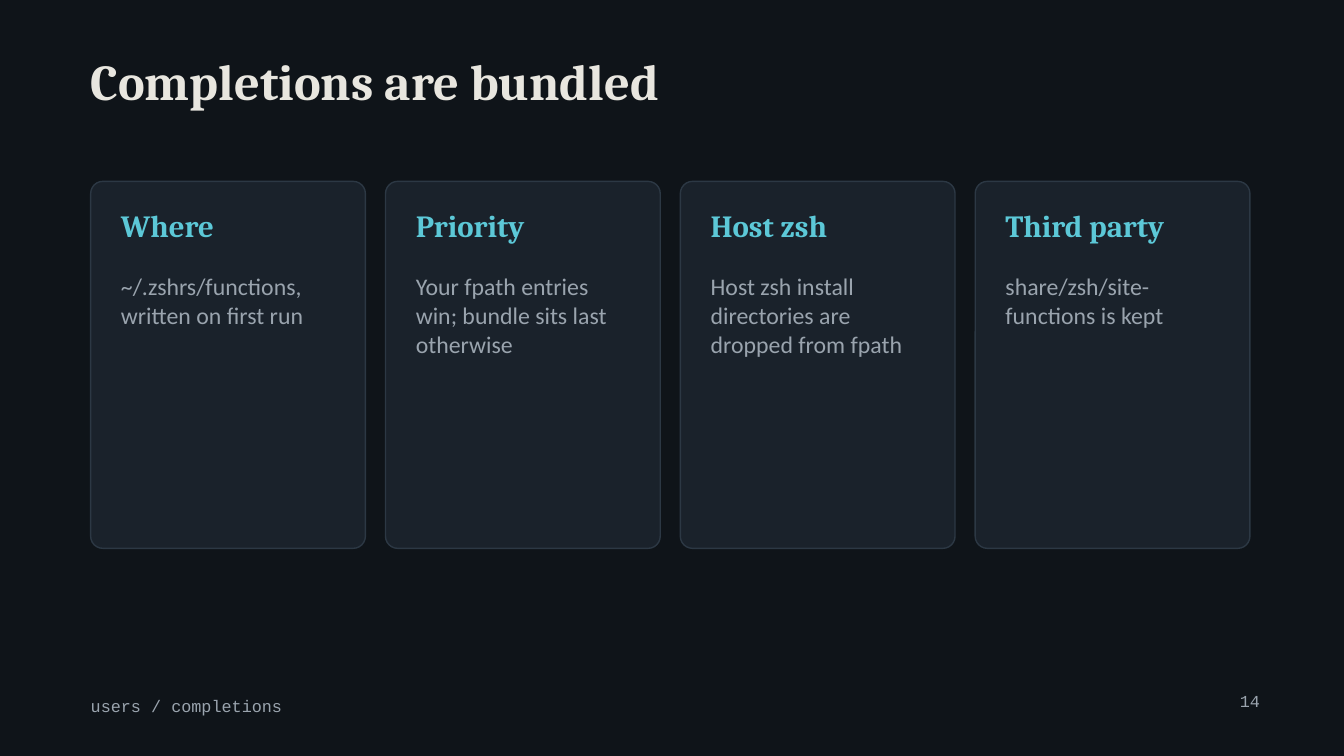
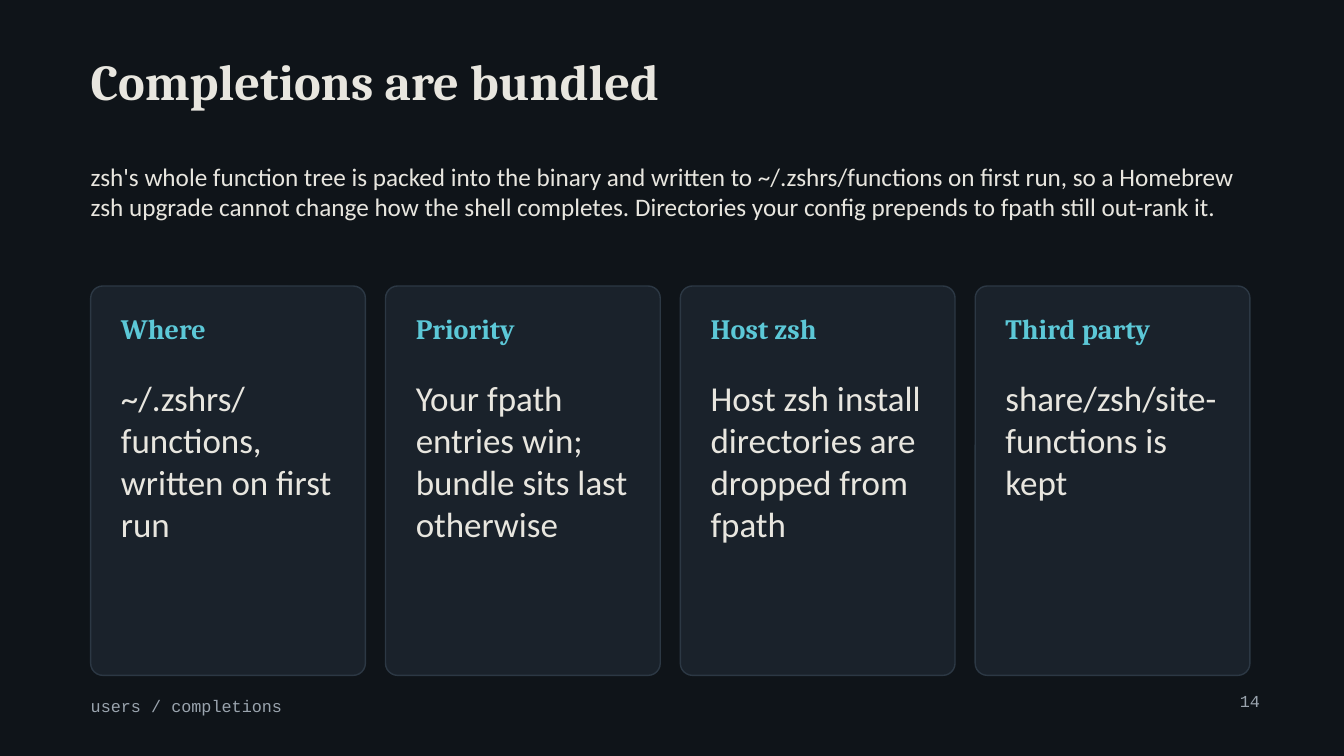
Before and after one commit to MenkeTechnologies/zshrs, a slide deck: slide 14 of docs/talk-users.pptx. Drawn at 1344x756 pixels with LibreOffice and Linux fonts; fonts in the diff are those of the drawing; background and template pictures are left out. Boxes give left, top, right and bottom in pixels: in the first picture for what was removed or moved away, otherwise in the second. Text is boxed around its words. In the diff, an @@ line names an element or a change of style, - is before the commit and + after.

```diff
--- a/docs/talk-users.pptx
+++ b/docs/talk-users.pptx
@@ text added at [91, 168, 1233, 221], 18 pt, text #E8E6DF @@
+zsh's whole function tree is packed into the binary and written to ~/.zshrs/functions on first run, so a Homebrew zsh upgrade cannot change how the shell completes. Directories your config prepends to fpath still out-rank it.
@@ rounded rectangle: place and size @@
-rounded rectangle at [91, 181, 366, 548]
+rounded rectangle at [91, 286, 366, 676]
@@ rounded rectangle: place and size @@
-rounded rectangle at [386, 181, 661, 548]
+rounded rectangle at [386, 286, 661, 676]
@@ rounded rectangle: place and size @@
-rounded rectangle at [681, 181, 956, 548]
+rounded rectangle at [681, 286, 956, 676]
@@ rounded rectangle: place and size @@
-rounded rectangle at [976, 181, 1251, 548]
+rounded rectangle at [976, 286, 1251, 676]
@@ 4 texts: place and size @@
-4 texts at [121, 215, 1164, 244]
+4 texts at [121, 319, 1150, 345]
@@ size 22 to 20 pt in 4 elements at [121, 319, 206, 339], [416, 319, 515, 345], [711, 319, 816, 339], [1005, 319, 1150, 345] @@
@@ text "~/.zshrs/functions, written on first run": place and size @@
-text "~/.zshrs/functions, written on first run" at [121, 278, 303, 324]
+text "~/.zshrs/functions, written on first run" at [121, 386, 331, 538]
@@ text "Your fpath entries win; bundle ...": place and size @@
-text "Your fpath entries win; bundle ..." at [416, 278, 607, 353]
+text "Your fpath entries win; bundle ..." at [416, 386, 627, 538]
@@ text "Host zsh install directories are ...": place and size @@
-text "Host zsh install directories are ..." at [711, 278, 902, 357]
+text "Host zsh install directories are ..." at [711, 386, 921, 543]
@@ size 17 to 25 pt, text colour #9AA4AE to #E8E6DF in 4 elements at [121, 386, 331, 538], [416, 386, 627, 538], [711, 386, 921, 543], [1005, 386, 1216, 501] @@
@@ text "share/zsh/site-functions is kept": place and size @@
-text "share/zsh/site-functions is kept" at [1005, 278, 1163, 328]
+text "share/zsh/site-functions is kept" at [1005, 386, 1216, 501]
```
Also in this commit, not shown: 54 other slides changed, 2 other files.
